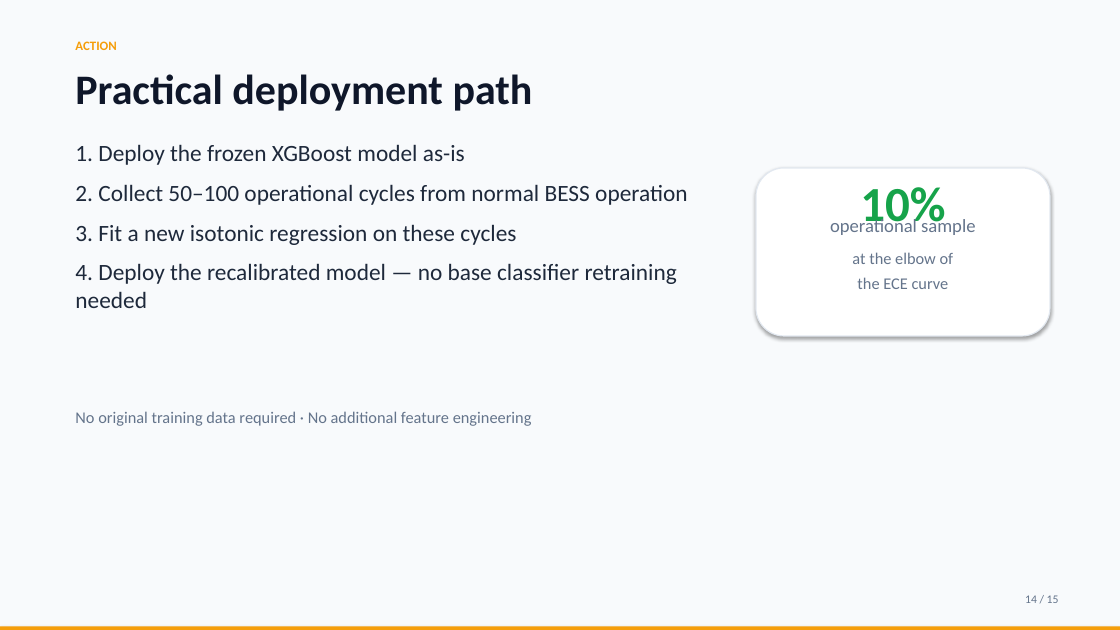
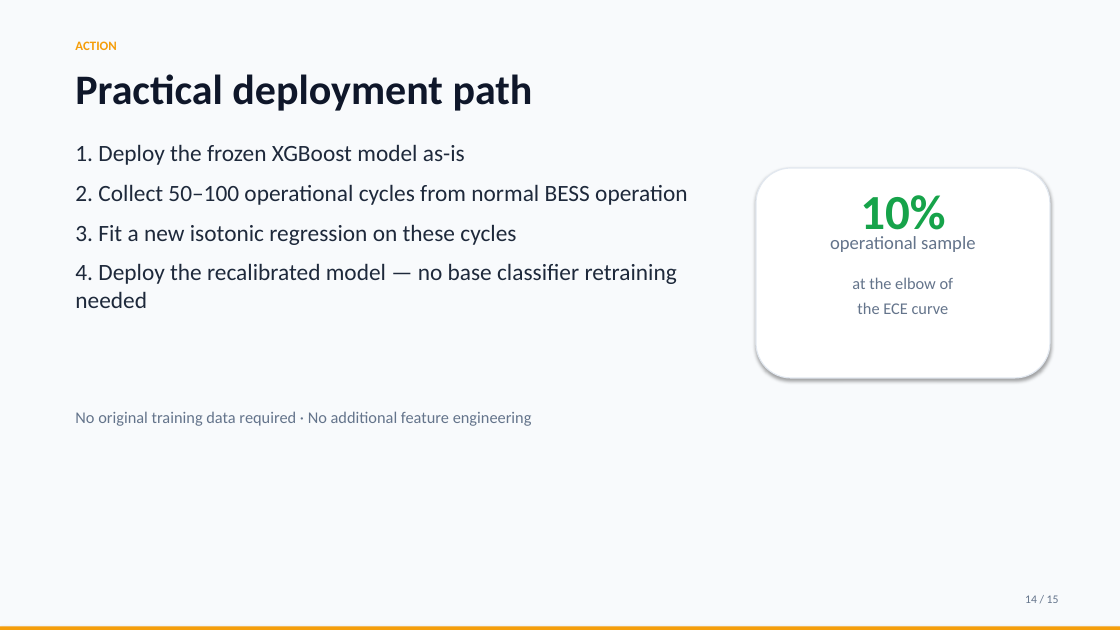
Before and after one commit to touhidsiddiqueeraj-bit/Robustness-of-Multihorizon-Battery-Failure-Intelligence, a slide deck: slide 14 of opendesign/mockups/conference-b-deck/robustness_presentation.pptx. Drawn at 1120x630 pixels with LibreOffice and Linux fonts; fonts in the diff are those of the drawing. Boxes give left, top, right and bottom in pixels: in the first picture for what was removed or moved away, otherwise in the second. Text is boxed around its words. In the diff, an @@ line names an element or a change of style, - is before the commit and + after.

```diff
--- a/opendesign/mockups/conference-b-deck/robustness_presentation.pptx
+++ b/opendesign/mockups/conference-b-deck/robustness_presentation.pptx
@@ rounded rectangle: place and size @@
-rounded rectangle at box(756, 168, 1050, 336)
+rounded rectangle at box(756, 168, 1050, 378)
@@ text "10%": place and size @@
-text "10%" at box(860, 187, 945, 232)
+text "10%" at box(860, 195, 945, 241)
@@ text "operational sample": place and size @@
-text "operational sample" at box(830, 217, 975, 235)
+text "operational sample" at box(830, 236, 975, 252)
@@ text "at the elbow of": place and size @@
-text "at the elbow of" at box(852, 252, 954, 264)
+text "at the elbow of" at box(852, 277, 954, 289)
@@ text "the ECE curve": place and size @@
-text "the ECE curve" at box(857, 277, 949, 289)
+text "the ECE curve" at box(857, 302, 949, 314)
```
Also in this commit, not shown: 6 other slides changed, 23 other files.
